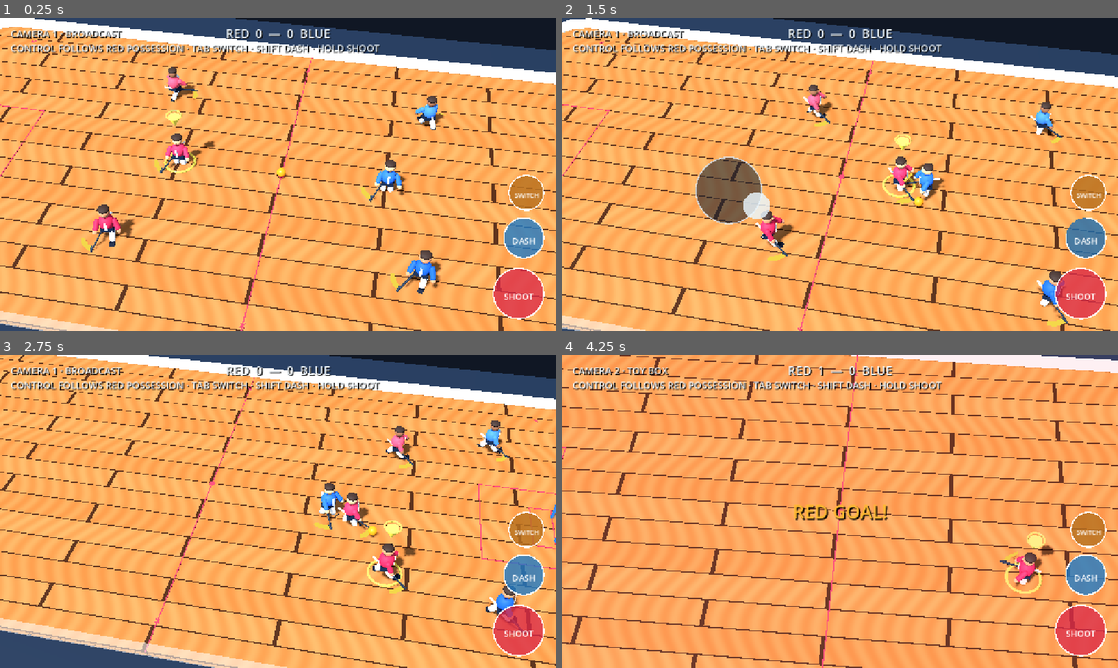
Above: before the commit, frames 1-4 (two rows, left to right).
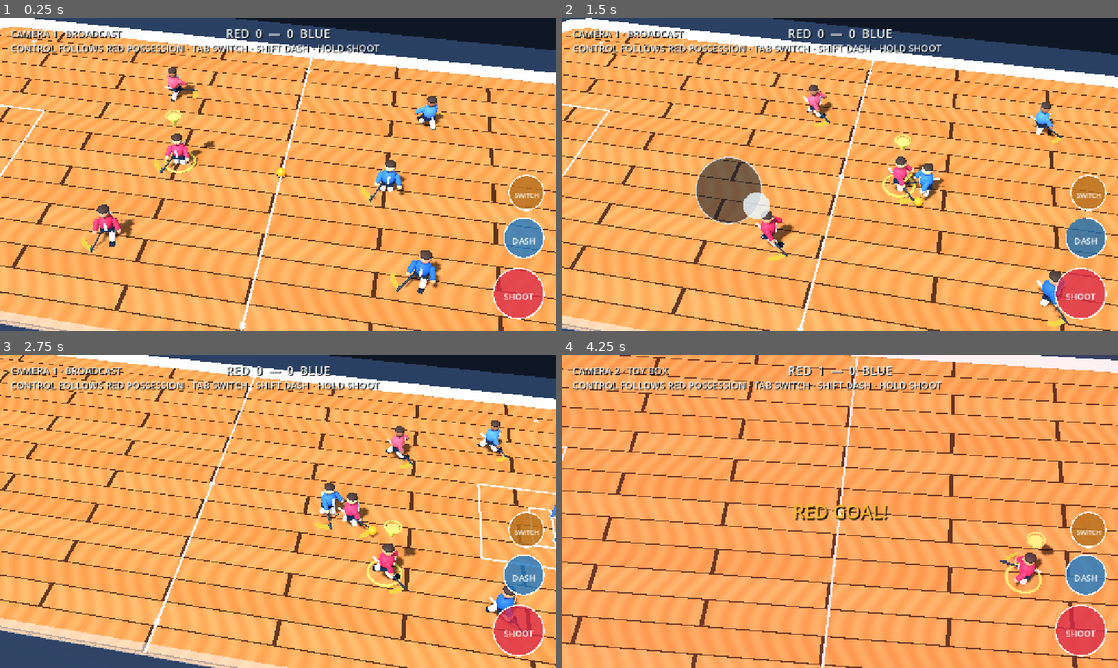
Above: after the commit, the same moments.

Repository: dylanwatsonsoftware/floorball-frenzy-3d
Game: Godot game, scene res://scenes/app/main.tscn
Same seed, same stepped clock (60 frames per second), same inputs: the game is played once before the commit and once after it.
Inputs (mouse positions are in pixels of both pictures, inside the frame that each line leads up to):
- Up to frame 1 (0.25 s): no input
- Up to frame 2 (1.5 s): tap Enter at 0.5 s; move the mouse to (962, 158) at 0.52 s; hold D (move_right) 0.53-1.25 s; tap Shift (dash) at 0.6 s; click (962, 158) at 0.67 s; drag from (728, 190) to (812, 237) at 1.27 s
- Up to frame 3 (2.75 s): move the mouse to (333, 442) at 2.02 s; hold D (move_right) from 2.03 s (still down); tap Backspace (switch_player) at 2.1 s
- Up to frame 4 (4.25 s): release D (move_right) at 2.75 s; drag from (812, 574) to (673, 464) at 2.77 s; move the mouse to (1006, 558) at 3.52 s; hold A (move_left) from 3.53 s (still down); tap 2 at 3.6 s

The runs differ from the first frame. In frame 1, 0.5% of the frame differs, in the area x 0-57%, y 7-100%; in frame 2, 0.5%; in frame 3, 0.8%, in the area x 25-100%, y 7-96%; in frame 4, 0.5%.

Commit message:
fix: paint visible regulation floorball markings

Diff:
--- a/scripts/presentation/greybox_arena.gd
+++ b/scripts/presentation/greybox_arena.gd
@@ -6,7 +6,9 @@
 const RINK_WIDTH := 20.0
 const BOARD_HEIGHT := 0.5
 const BOARD_CORNER_RADIUS := 2.15
-const LINE_WIDTH := 0.05
+# Regulation paint is 4-5 cm wide. At the mobile broadcast scale that falls
+# below one pixel, so the visual mesh is doubled while retaining exact centres.
+const LINE_WIDTH := 0.10
 const GOAL_LINE_X := 16.5
 
 var _camera_presets: Array[Dictionary] = CameraPresetsScript.all()
@@ -116,8 +118,8 @@
 
 
 func _build_markings() -> void:
-	var line_color := Color("c92f45")
-	_add_box("CenterLine", Vector3(LINE_WIDTH, 0.018, RINK_WIDTH), Vector3(0.0, 0.018, 0.0), line_color, false)
+	var line_color := Color("f4f7f8")
+	_add_painted_box("CenterLine", Vector3(LINE_WIDTH, 0.024, RINK_WIDTH), Vector3(0.0, 0.024, 0.0), line_color)
 	var center_spot := MeshInstance3D.new()
 	center_spot.name = "CenterSpot"
 	var spot_mesh := CylinderMesh.new()
@@ -126,8 +128,8 @@
 	spot_mesh.height = 0.02
 	spot_mesh.radial_segments = 20
 	center_spot.mesh = spot_mesh
-	center_spot.position.y = 0.024
-	center_spot.material_override = _material(line_color, 0.72)
+	center_spot.position.y = 0.032
+	center_spot.material_override = _marking_material(line_color)
 	add_child(center_spot)
 	_add_rectangle_marking("LeftGoalCrease", -17.15, 1.0, 4.0, 5.0, line_color)
 	_add_rectangle_marking("RightGoalCrease", 17.15, -1.0, 4.0, 5.0, line_color)
@@ -139,15 +141,17 @@
 	_add_faceoff_cross("FaceOffCenterBottom", Vector2(0.0, 8.5), line_color)
 	_add_faceoff_cross("FaceOffRightTop", Vector2(GOAL_LINE_X, -8.5), line_color)
 	_add_faceoff_cross("FaceOffRightBottom", Vector2(GOAL_LINE_X, 8.5), line_color)
+	_add_goal_post_marks("Left", -GOAL_LINE_X, line_color)
+	_add_goal_post_marks("Right", GOAL_LINE_X, line_color)
 
 
 func _add_rectangle_marking(prefix: String, rear_x: float, direction: float, length: float, width: float, color: Color) -> void:
 	var front_x := rear_x + direction * length
-	_add_box(prefix + "Rear", Vector3(LINE_WIDTH, 0.019, width), Vector3(rear_x, 0.019, 0.0), color, false)
-	_add_box(prefix + "Front", Vector3(LINE_WIDTH, 0.019, width), Vector3(front_x, 0.019, 0.0), color, false)
+	_add_painted_box(prefix + "Rear", Vector3(LINE_WIDTH, 0.025, width), Vector3(rear_x, 0.025, 0.0), color)
+	_add_painted_box(prefix + "Front", Vector3(LINE_WIDTH, 0.025, width), Vector3(front_x, 0.025, 0.0), color)
 	var center_x := (rear_x + front_x) * 0.5
-	_add_box(prefix + "Top", Vector3(length, 0.019, LINE_WIDTH), Vector3(center_x, 0.019, -width * 0.5), color, false)
-	_add_box(prefix + "Bottom", Vector3(length, 0.019, LINE_WIDTH), Vector3(center_x, 0.019, width * 0.5), color, false)
+	_add_painted_box(prefix + "Top", Vector3(length, 0.025, LINE_WIDTH), Vector3(center_x, 0.025, -width * 0.5), color)
+	_add_painted_box(prefix + "Bottom", Vector3(length, 0.025, LINE_WIDTH), Vector3(center_x, 0.025, width * 0.5), color)
 
 
 func _add_faceoff_cross(cross_name: String, planar_position: Vector2, color: Color) -> void:
@@ -155,10 +159,31 @@
 	cross.name = cross_name
 	cross.position = Vector3(planar_position.x, 0.021, planar_position.y)
 	add_child(cross)
-	var first := _add_box_to(cross, "StrokeA", Vector3(0.28, 0.02, LINE_WIDTH), Vector3.ZERO, color, false)
+	var first := _add_painted_box_to(cross, "StrokeA", Vector3(0.30, 0.026, LINE_WIDTH), Vector3.ZERO, color)
 	first.rotation_degrees.y = 45.0
-	var second := _add_box_to(cross, "StrokeB", Vector3(0.28, 0.02, LINE_WIDTH), Vector3.ZERO, color, false)
+	var second := _add_painted_box_to(cross, "StrokeB", Vector3(0.30, 0.026, LINE_WIDTH), Vector3.ZERO, color)
 	second.rotation_degrees.y = -45.0
+
+
+func _add_goal_post_marks(side: String, goal_line_x: float, color: Color) -> void:
+	_add_painted_box(side + "GoalPostTopMark", Vector3(0.34, 0.027, LINE_WIDTH), Vector3(goal_line_x, 0.027, -0.8), color)
+	_add_painted_box(side + "GoalPostBottomMark", Vector3(0.34, 0.027, LINE_WIDTH), Vector3(goal_line_x, 0.027, 0.8), color)
+
+
+func _add_painted_box(node_name: String, size: Vector3, position: Vector3, color: Color) -> MeshInstance3D:
+	return _add_painted_box_to(self, node_name, size, position, color)
+
+
+func _add_painted_box_to(parent: Node, node_name: String, size: Vector3, position: Vector3, color: Color) -> MeshInstance3D:
+	var marking := _add_box_to(parent, node_name, size, position, color, false)
+	marking.material_override = _marking_material(color)
+	return marking
+
+
+func _marking_material(color: Color) -> StandardMaterial3D:
+	var material := _material(color, 0.32, color)
+	material.shading_mode = BaseMaterial3D.SHADING_MODE_UNSHADED
+	return material
 
 
 func _build_boards() -> void:
--- a/tests/rink_presentation_test.gd
+++ b/tests/rink_presentation_test.gd
@@ -29,11 +29,18 @@
 		"LeftGoalkeeperAreaRear", "LeftGoalkeeperAreaFront", "LeftGoalkeeperAreaTop", "LeftGoalkeeperAreaBottom",
 		"RightGoalkeeperAreaRear", "RightGoalkeeperAreaFront", "RightGoalkeeperAreaTop", "RightGoalkeeperAreaBottom",
 		"FaceOffLeftTop", "FaceOffLeftBottom", "FaceOffCenterTop", "FaceOffCenterBottom", "FaceOffRightTop", "FaceOffRightBottom",
+		"LeftGoalPostTopMark", "LeftGoalPostBottomMark", "RightGoalPostTopMark", "RightGoalPostBottomMark",
 	]
 	for marking_name in required_markings:
 		if arena.get_node_or_null(marking_name) == null:
 			fail("Missing official floorball marking: %s" % marking_name)
 			return
+	var center_line := arena.get_node("CenterLine") as MeshInstance3D
+	var center_line_size: Vector3 = (center_line.mesh as BoxMesh).size
+	var marking_material := center_line.material_override as StandardMaterial3D
+	if center_line_size.x < 0.08 or not marking_material.emission_enabled or marking_material.albedo_color.get_luminance() < 0.75:
+		fail("Regulation markings must remain clearly painted and readable against wood at mobile camera distance")
+		return
 	var left_crease_rear := arena.get_node("LeftGoalCreaseRear") as MeshInstance3D
 	var left_crease_front := arena.get_node("LeftGoalCreaseFront") as MeshInstance3D
 	if not is_equal_approx(left_crease_rear.position.x, -17.15) or not is_equal_approx(absf(left_crease_front.position.x - left_crease_rear.position.x), 4.0):
@@ -43,6 +50,11 @@
 	var left_keeper_front := arena.get_node("LeftGoalkeeperAreaFront") as MeshInstance3D
 	if not is_equal_approx(left_keeper_rear.position.x, -16.5) or not is_equal_approx(absf(left_keeper_front.position.x - left_keeper_rear.position.x), 1.0):
 		fail("The 1 x 2.5 metre goalkeeper area must place the official goal line at x=16.5")
+		return
+	var left_post_top := arena.get_node("LeftGoalPostTopMark") as MeshInstance3D
+	var left_post_bottom := arena.get_node("LeftGoalPostBottomMark") as MeshInstance3D
+	if not is_equal_approx(absf(left_post_top.position.z - left_post_bottom.position.z), 1.6):
+		fail("Painted goal-post marks must be 1.6 metres apart on the goal line")
 		return
 
 	var red_players: Array = arena.call("get_team_players", &"red")
